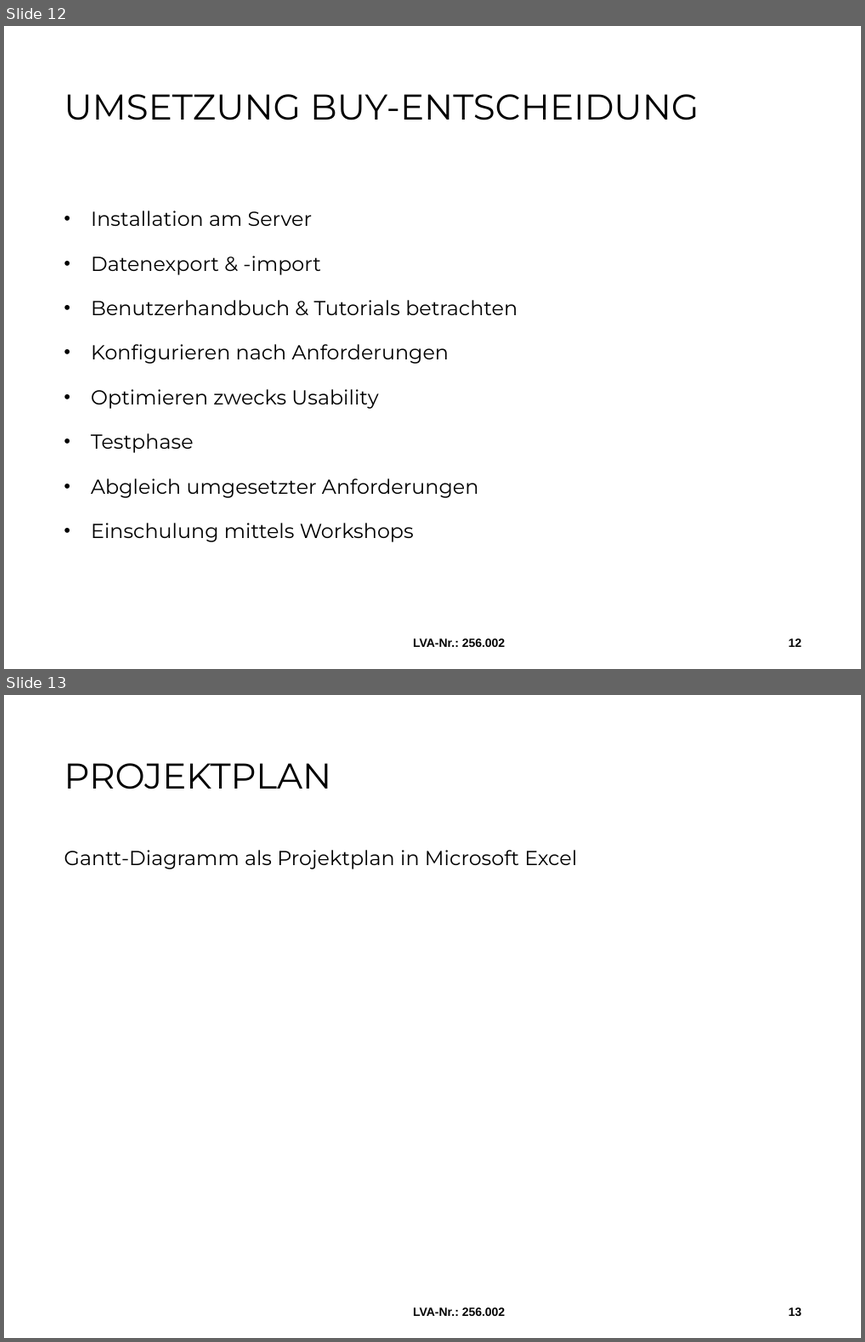
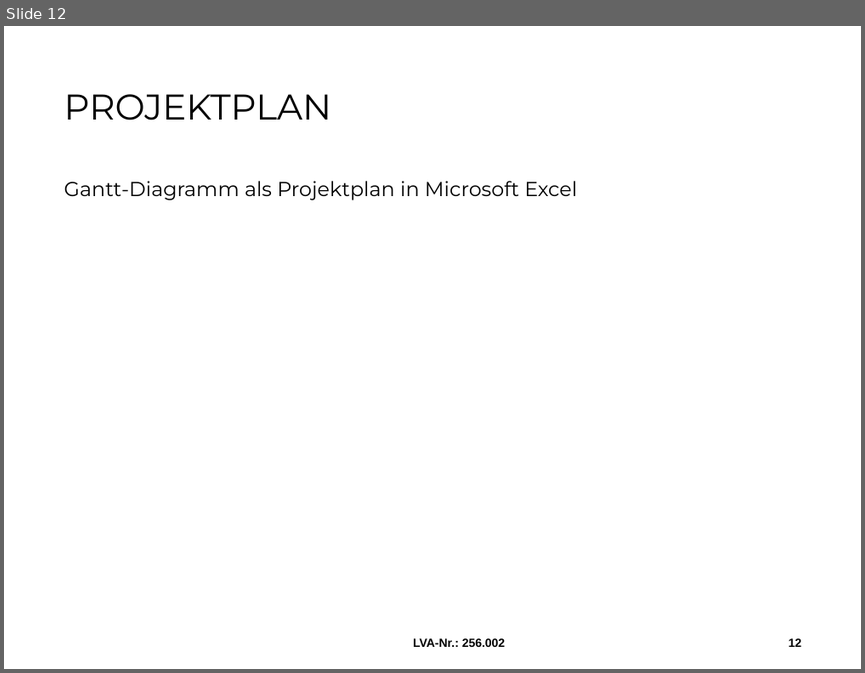
Before and after one commit to MilosTomic123/IT_Projekt_SS19, a slide deck: Arbeitsdokumente/190522_Workshop.pptx. Shown one above the other, each under a label of ours: slides 12 and 13 before the commit, slide 12 after it. The pictures are 865x1342 and 865x673 pixels, drawn with LibreOffice and Linux fonts; fonts in the diff are those of the drawing; background and template pictures are left out. Boxes give left, top, right and bottom in pixels: in the first picture for what was removed or moved away, otherwise in the second. Text is boxed around its words. In the diff, an @@ line names an element or a change of style, - is before the commit and + after.

```diff
--- a/Arbeitsdokumente/190522_Workshop.pptx
+++ b/Arbeitsdokumente/190522_Workshop.pptx
@@ slide 12 removed at (4, 26, 861, 669), background #FFFFFF @@
@@ title removed at (64, 94, 698, 120) @@
-UMSETZUNG BUY-ENTSCHEIDUNG
@@ text removed at (91, 210, 517, 542) @@
-• Installation am Server
-• Datenexport & -import
-• Benutzerhandbuch & Tutorials betrachten
-• Konfigurieren nach Anforderungen
-• Optimieren zwecks Usability
-• Testphase
-• Abgleich umgesetzter Anforderungen
-• Einschulung mittels Workshops
@@ text removed at (413, 638, 506, 646) @@
-LVA-Nr.: 256.002
@@ page number removed at (789, 638, 802, 646) @@
-12
@@ what was slide 13 is now slide 12 @@
```
Also in this commit, not shown: 7 slides changed.
